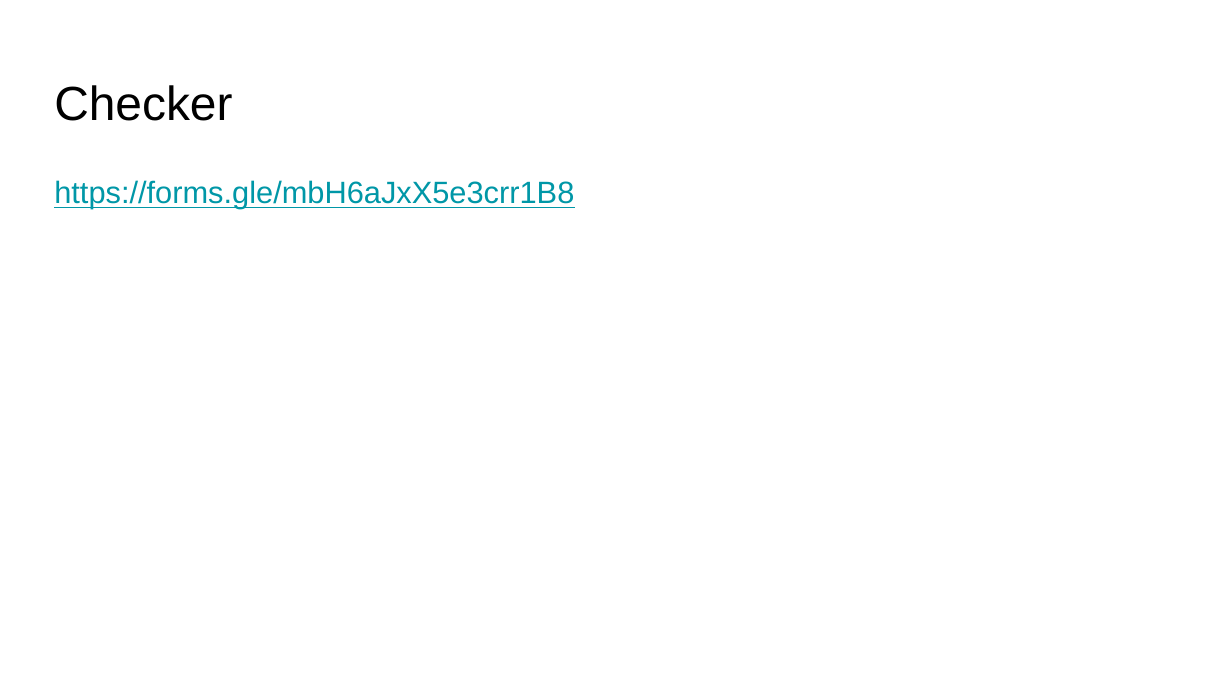
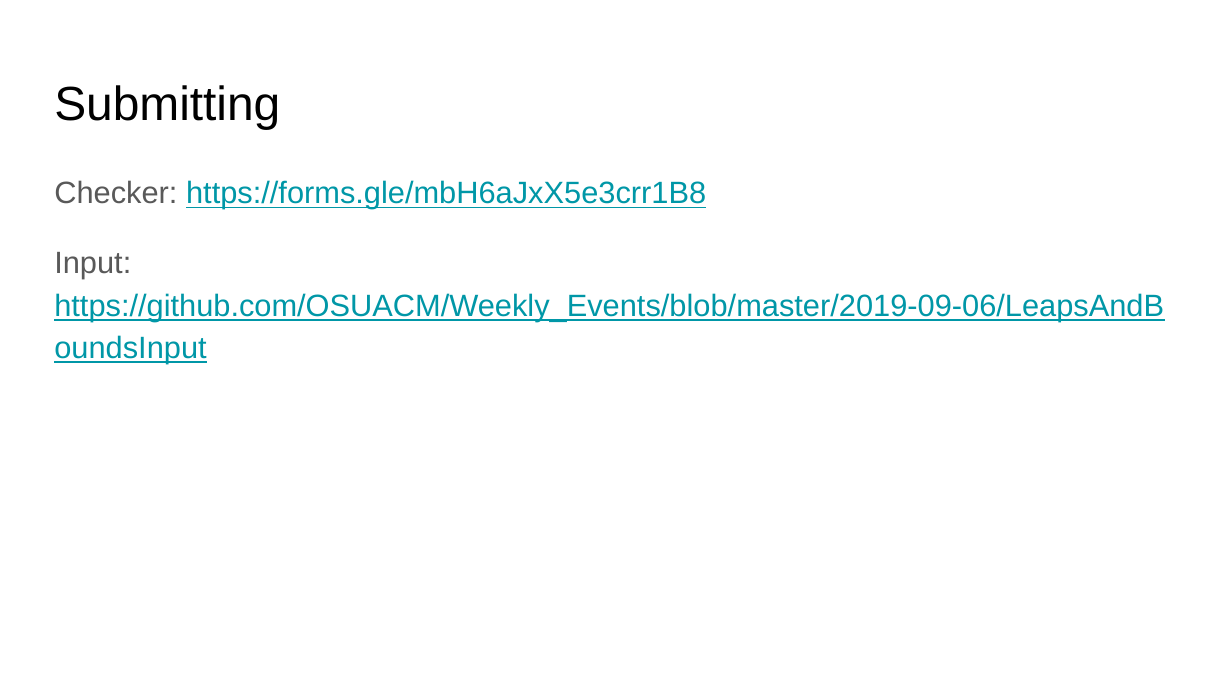
Before and after one commit to OSUACM/Weekly_Events, a slide deck: slide 8 of 2019-09-06/Leaps&Bounds.pptx. Drawn at 1232x693 pixels with LibreOffice and Linux fonts; fonts in the diff are those of the drawing. Boxes give left, top, right and bottom in pixels: in the first picture for what was removed or moved away, otherwise in the second. Text is boxed around its words. In the diff, an @@ line names an element or a change of style, - is before the commit and + after.

Commit message:
Update slides and README.md

```diff
--- a/2019-09-06/Leaps&Bounds.pptx
+++ b/2019-09-06/Leaps&Bounds.pptx
@@ title at [54,85,280,129]: text changed @@
-Checker
+Submitting
@@ text at [54,180,1164,321]: text changed @@
-https://forms.gle/mbH6aJxX5e3crr1B8
+Checker: https://forms.gle/mbH6aJxX5e3crr1B8
+Input: https://github.com/OSUACM/Weekly_Events/blob/master/2019-09-06/LeapsAndBoundsInput
```
Also in this commit, not shown: 1 other slide changed, 1 slide added, 3 other files.
